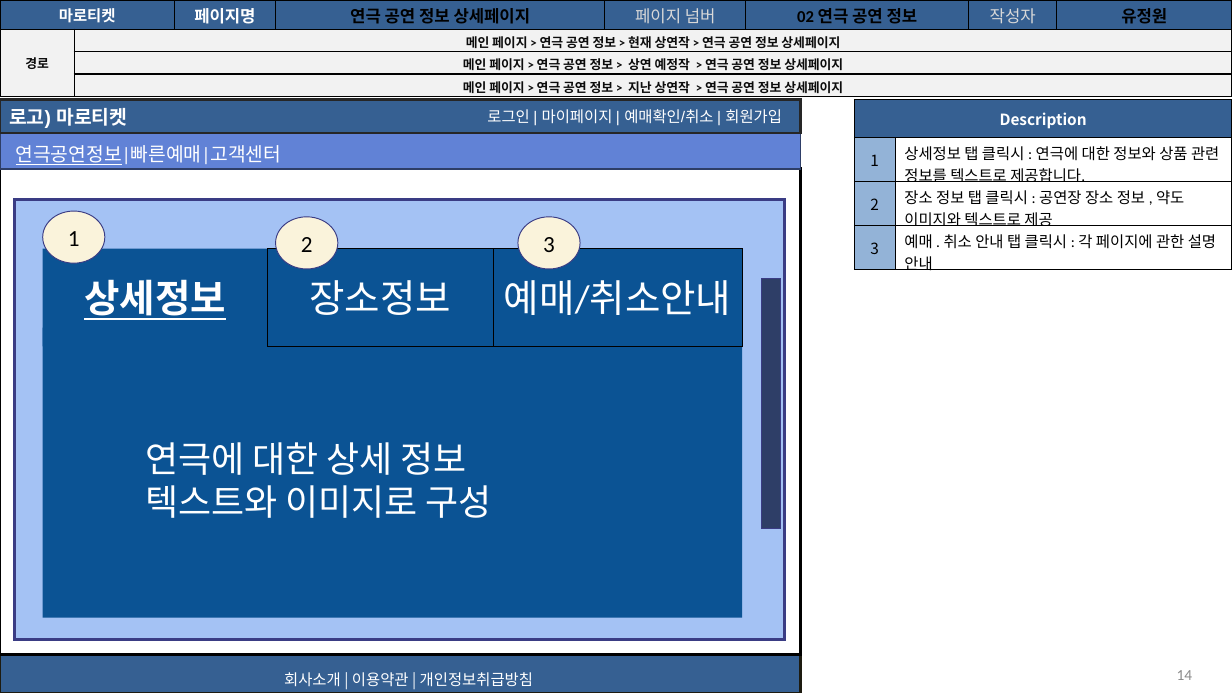
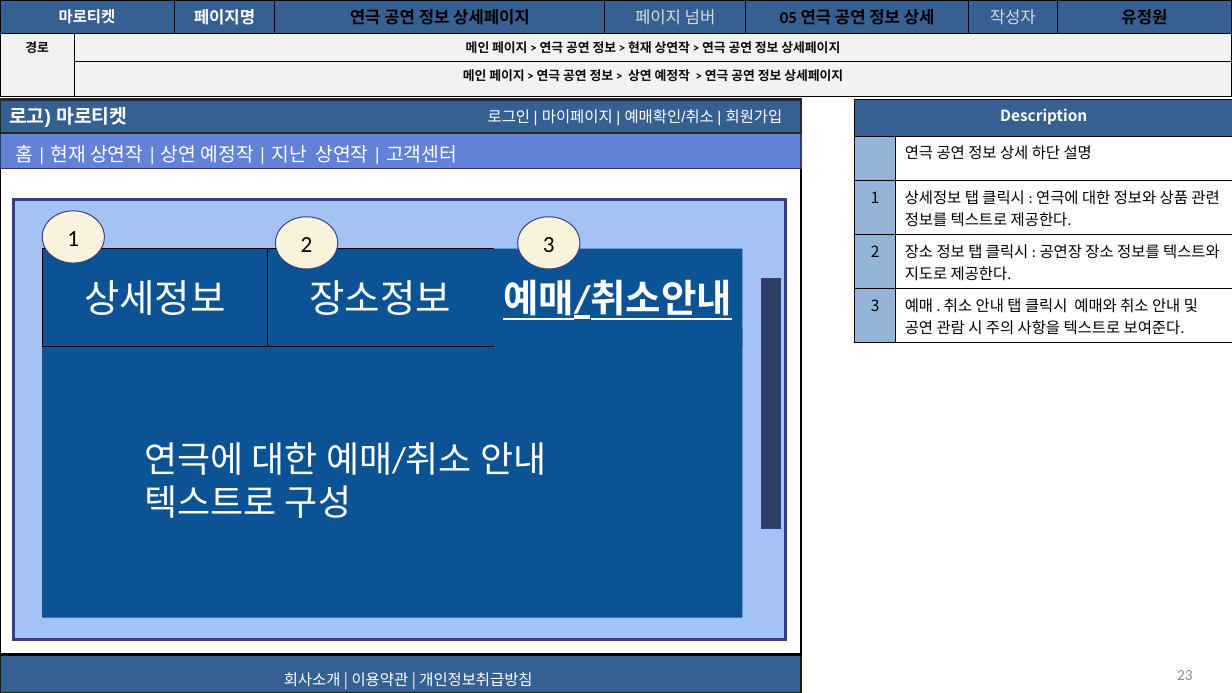
Before and after one commit to Soobinnni/Marroticket, a slide deck: slide 23 of 프로젝트 산출물/9. 스토리보드/마로티켓 사용자 스토리보드.pptx (slide 14 before the commit). Drawn at 1232x693 pixels with LibreOffice and Linux fonts; fonts in the diff are those of the drawing. Boxes give left, top, right and bottom in pixels: in the first picture for what was removed or moved away, otherwise in the second. Text is boxed around its words. In the diff, an @@ line names an element or a change of style, - is before the commit and + after.

```diff
--- a/프로젝트 산출물/9. 스토리보드/마로티켓 사용자 스토리보드.pptx
+++ b/프로젝트 산출물/9. 스토리보드/마로티켓 사용자 스토리보드.pptx
@@ table at (x1=0, y1=0, x2=1232, y2=303) @@
-row 1, column 6: 02 연극 공연 정보
+row 1, column 6: 05 연극 공연 정보 상세
-row 4:  | 메인 페이지 > 연극 공연 정보 > 지난 상연작 > 연극 공연 정보 상세페이지 |  |  |  |  |  | 
@@ text "로그인 | 마이페이지 | 예매확인/취소 ..." rewrapped from (x1=463, y1=58, x2=713, y2=90) to (x1=488, y1=69, x2=783, y2=81) @@
@@ rectangle "로고) 마로티켓" at (x1=0, y1=99, x2=800, y2=132): outline #262626 2 pt to #262626 2.01 pt @@
@@ table at (x1=855, y1=99, x2=1232, y2=402) @@
-row 2: 1 | 상세정보 탭 클릭시 : 연극에 대한 정보와 상품 관련 정보를 텍스트로 제공합니다.
-row 3: 2 | 장소 정보 탭 클릭시 : 공연장 장소 정보 , 약도 이미지와 텍스트로 제공
-row 4: 3 | 예매 . 취소 안내 탭 클릭시 : 각 페이지에 관한 설명 안내
+row 2:  | 연극 공연 정보 상세 하단 설명
+row 3: 1 | 상세정보 탭 클릭시 : 연극에 대한 정보와 상품 관련 정보를 텍스트로 제공한다.
+row 4: 2 | 장소 정보 탭 클릭시 : 공연장 장소 정보를 텍스트와 지도로 제공한다.
+row 5: 3 | 예매 . 취소 안내 탭 클릭시 예매와 취소 안내 및 공연 관람 시 주의 사항을 텍스트로 보여준다.
@@ text at (x1=15, y1=145, x2=457, y2=163): text changed @@
-연극공연정보|빠른예매|고객센터
+홈 | 현재 상연작 | 상연 예정작 | 지난 상연작 | 고객센터
@@ rectangle at (x1=0, y1=168, x2=800, y2=654): outline #000000 2 pt to #000000 2.01 pt @@
@@ rectangle at (x1=14, y1=200, x2=785, y2=640): outline #3A3C84 2.25 pt to #3A3C84 2.27 pt @@
@@ outline #3A3C84 0.75 pt to #3A3C84 0.76 pt in 3 elements at (x1=43, y1=211, x2=104, y2=262), (x1=275, y1=216, x2=337, y2=268), (x1=518, y1=216, x2=579, y2=268) @@
@@ rectangle "상세정보" at (x1=43, y1=249, x2=268, y2=347): bold off, underline off; outline none to #000000 0.76 pt @@
@@ rectangle "장소정보" at (x1=268, y1=249, x2=494, y2=347): outline #000000 0.75 pt to #000000 0.76 pt @@
@@ rectangle "예매/취소안내" at (x1=493, y1=249, x2=742, y2=347): bold on, underline on; outline #000000 0.75 pt to none @@
@@ text at (x1=145, y1=442, x2=546, y2=518): text changed @@
-연극에 대한 상세 정보
-텍스트와 이미지로 구성
+연극에 대한 예매/취소 안내 텍스트로 구성
@@ rectangle "회사소개 | 이용약관 | 개인정보취급방침" at (x1=0, y1=654, x2=800, y2=693): indent changed; outline #1D1B10 2 pt to #1D1B10 2.01 pt @@
@@ page number at (x1=1177, y1=670, x2=1193, y2=680): text changed @@
-14
+23
```
Also in this commit, not shown: 47 other slides changed, 13 slides added, 1 slide removed, 36 other files.
